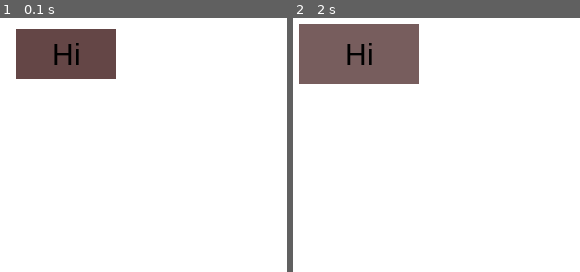
Above: before the commit, frames 1-2 (left to right).
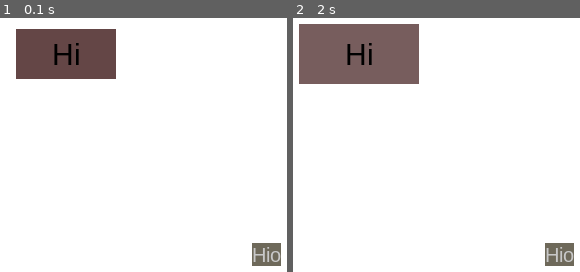
Above: after the commit, the same moments.

Repository: Valdotorium/pygame_helpers
Game: pygame game, started from main.py
Two runs of this game, one before a commit and one after it. Both use one fixed random seed, a clock stepped at 60 frames per second and the inputs below.
Inputs (mouse positions are in pixels of both pictures, inside the frame that each line leads up to):
- Up to frame 1 (0.1 s): no input
- Up to frame 2 (2 s): click "Hi" at 0.38 s; click (562, 193) at 0.72 s; click (313, 63) at 1.05 s; click (outside the picture) at 1.38 s; click (370, 35) at 1.72 s

The runs differ from the first frame. In frame 1, 0.9% of the frame differs, in the area x 87-98%, y 88-98%; in frame 2, 0.9%.

Commit message:
added dark textbox

Diff:
--- a/main.py
+++ b/main.py
@@ -19,12 +19,15 @@
 window, clock = init()
 mouse = mouse.mouse()
 button = ui.Button(200,200,100,50,(100,70,70), "Hi", "expand")
+textbox = text.DisplayText(window, "Hio", "Arial", (200, 200, 200), 400, 400)
 while True:
     window.fill((255, 255, 255))
     clock.tick(60)
     mouse.update()
     button.draw(window)
+    textbox.draw(window)
     pygame.display.update()
+
     print("state:", mouse.state, "click:",mouse.click, "pos:",mouse.pos, "origin:", mouse.originOfTouch)
     #quitting
     for event in pygame.event.get():
--- a/text.py
+++ b/text.py
@@ -1,7 +1,36 @@
 import pygame
+
+
+class textbox():
+    def __init__(self, x, y, color, text, font, ticks, icon):
+        self.x = x
+        self.y = y
+        self.color = color
+        self.text = text
+        self.font = pygame.font.SysFont(font, 20)
+        self.textRect = self.font.render(text, True, color).get_rect()
+        self.textRect.center = (self.x, self.y)
+        self.ticks = ticks
+        self.icon = icon
+        if self.icon != None:
+            #icon images must be square
+            self.icon = pygame.transform.scale(self.icon(self.textRect.get_height / 2, self.textRect.get_height / 2))
+
+
+    def draw(self, screen):
+        screen.blit(self.font.render(self.text, True, self.color, (110, 105, 90)), self.textRect)
+        self.ticks -= 1
+        if self.ticks == 0:
+            del(self)
+#function for text displaying
+def DisplayText(screen, text, font, color, x, y):
+    _textbox = textbox(x, y, color, text, font, 180, None)
+    return _textbox
+
+
 
 #function for text warnings in the center of the screen
 
+
+
 #function for notification banners
-
-#function for text displaying
